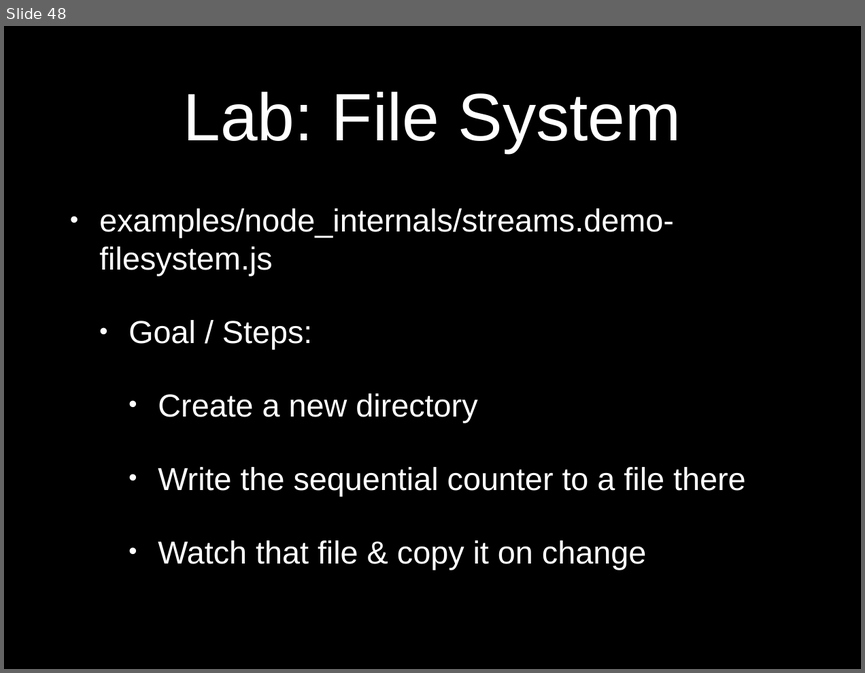
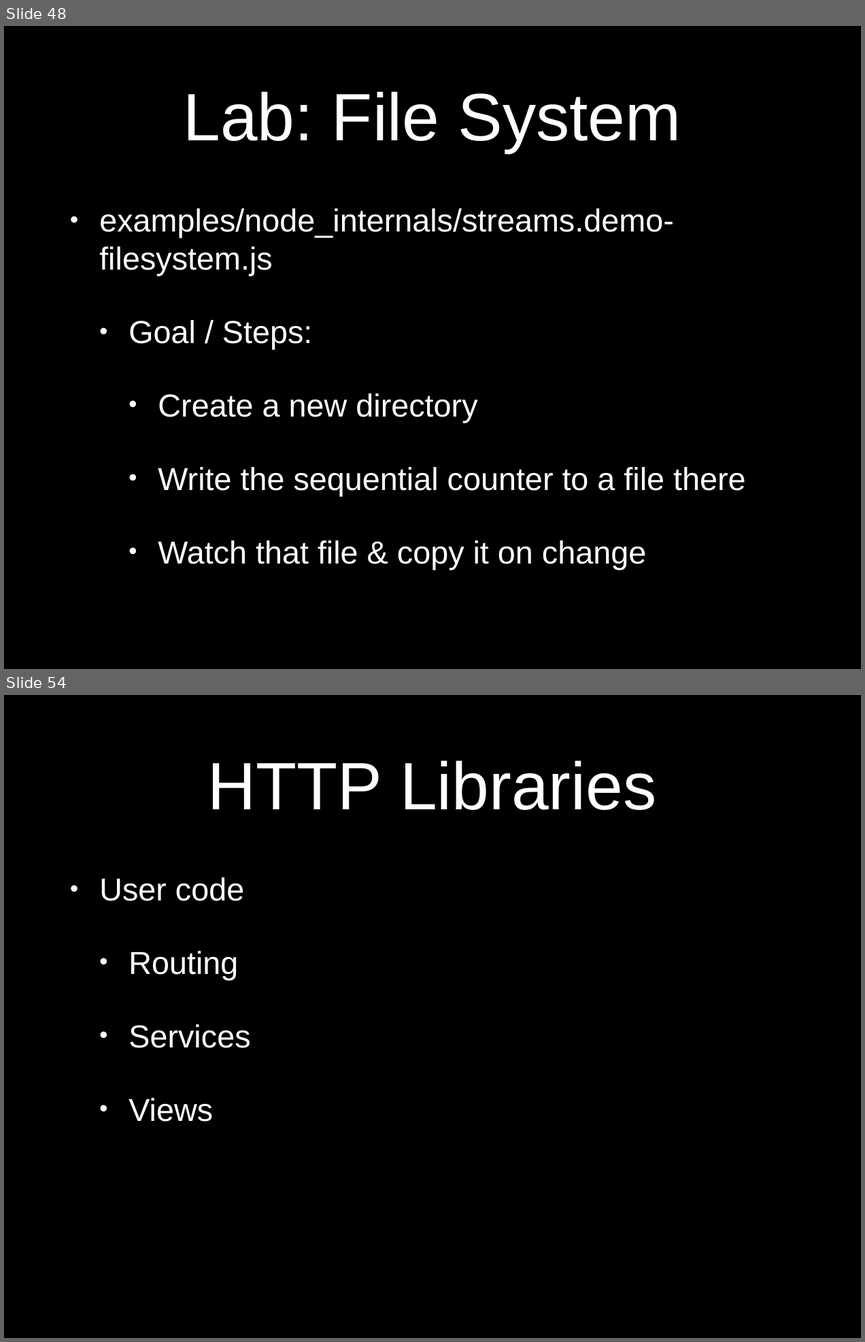
Before and after one commit to eliasjames/training-node-backbone, a slide deck: slides/NodeBackboneDay1.pptx. Shown one above the other, each under a label of ours: slide 48 before the commit, slides 48 and 54 after it; the slides between them are not shown. The pictures are 865x673 and 865x1342 pixels, drawn with LibreOffice and Linux fonts; fonts in the diff are those of the drawing. Boxes give left, top, right and bottom in pixels: in the first picture for what was removed or moved away, otherwise in the second. Text is boxed around its words. In the diff, an @@ line names an element or a change of style, - is before the commit and + after.

```diff
--- a/slides/NodeBackboneDay1.pptx
+++ b/slides/NodeBackboneDay1.pptx
@@ slide 54 added at (4, 695, 861, 1338), background #000000 @@
@@ title added at (208, 760, 656, 810), 80 pt, text #FFFFFF @@
+HTTP Libraries
@@ text added at (99, 877, 250, 1121), 38 pt, text #FFFFFF @@
+• User code
+  • Routing
+  • Services
+  • Views
```
Also in this commit, not shown: 10 other slides added.
